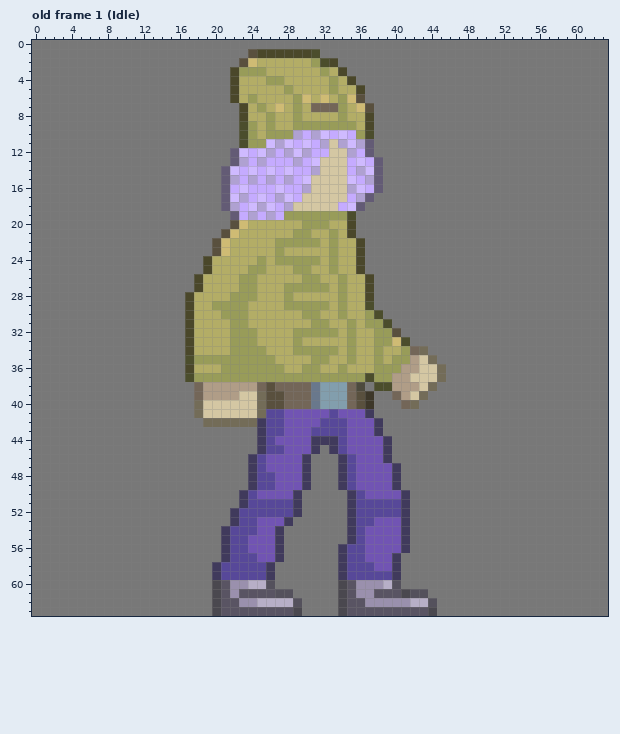
Edited in one commit: pixel-art file (Workfiles/newCharacter.aseprite). The picture above was drawn from the file before the commit.
64x64 pixels, 13 frames. Colours within 5 levels of each other are drawn and written as one. Shown: old frame 1 (Idle). The commit also changed other frames, which this record leaves out.
The result:
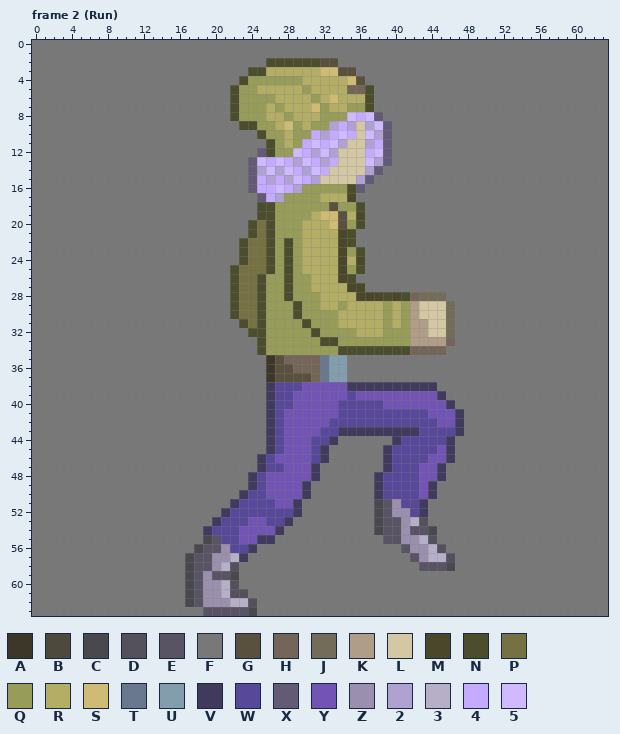
Palette (. is transparent): A #3d3729  B #4d4a3d  C #4a484f  D #54515c  E #595463  F #787878  G #59503e  H #736658  J #736c58  K #b09d87  L #d4c7a3  M #4a472a  N #4b4d2c  P #757143  Q #989c59  R #b3ad66  S #cfbb74  T #69788c  U #829ead  V #403a5c  W #574899  X #635b75  Y #7154b3  Z #9a90ad  2 #afa1d1  3 #b7afc7  4 #c5abff  5 #cfbaff
A new or re-ordered frame is compared with the old frame closest to it.
Message: hair anim done
Changes in this commit:
layer "newPosition" now hidden
layer "Hair" now shown
frames re-ordered
Changed rows in their new state; - is an unchanged pixel.
Frame 2 (Run) against old frame 1 (Idle):
first column x 17:
 1 -------FFFFFFFF----------------
 2 ------FFFNNNNNNGG--------------
 3 -----FFNN------SSGG------------
 4 -----FNQQ--QQ---R-SG-----------
 5 -----NQQ---R-Q--R-HHN----------
 6 -----NQ-QQ--RRQRSRRRN----------
 7 -----NQQ--Q-R-SQRRQQN----------
 8 -----NQQQR-QR--QQ-545X---------
 9 -------NQ--S-R--242L25X--------
10 ------FFN--RQQ42---L52X--------
11 ------FFFNQRQ4545-LL24X--------
12 -----FFFXNQQ-4252-LL45X--------
13 -----FFX5-5--5424-LL52X--------
14 ----FFFX2-2--254--LL2----------
15 ----FFFX----542---L2XF---------
16 ----FFFX----2QQQQQNXFF---------
17 ----FFFFX--QQQQRRRMFF----------
18 ----FFFFNNQQQQQQGQQN-----------
19 -----FFFNNQ---RSSGRM-----------
20 -----FFNPNQQQRRRSGQN-----------
21 ----FFFNPNQQ-R--RMN------------
22 ---FFFNPPN-N-RR-RMNF-----------
23 ---FFFNPPN-NQ---RMQN-----------
24 --FFFFNPPN-N-RR-RM-------------
25 --FFFNPPPNQN-R--RMQN-----------
26 -FFFFNPPNQQNQ-R--MNFF----------
27 -FFFFNPPNQQN--RR-RMMF----------
28 FFFFFNPPNQQNQQQ--R-M-MNMNHJJJ--
29 FFFFFNPPNQQ-N--R----RRQRQKLLLJ-
30 FFFFFNPPNQQQN--QQR--RRQRQKLLLJ-
31 FFFFFFNPNQQQQN--Q-R-RRQRQKKLLJ-
32 FFFFFFFNNQQQ--N--Q---R-QQKKLLJ-
33 FFFFFFFFNQQQ-QQNNQ-QQ--QQKKKKH-
34 FFFFFFFFNQQQ-----NNNNNNNN-HHH--
35 FFFFFFFFFAGHHHHTUUFFFFFFFFFF---
36 FFFFFFFFFAGGHHHTUUFFFFFFFFFFF--
37 FFFFFFFFFAGGGGHTUUFFFFFFFFFFF--
38 -FFFFFFFFVWWWYYYYYVVVVVVVVVV---
39 -FFFFFFFFVWWYYYYYYWYYYYYYYYYV--
40 -FFFFFFFFVWWYYYYYWWWWWYYYYYYYV-
41 -FFFFFFFFV------YWWWWWWWWWWYYYV
42 --FFFFFFFV-----Y--WWWWWWWWWWYYV
43 --------FV----Y--VVVV-VVVVWWWWV
44 --------FVW---WW-FFFFFFVWWWWWV-
45 --------FV----WVFFFFFF-WWWWWYV-
46 -------FVW---YWV-FFFFF-WWWWYYV-
47 -------FVWW--YV--FFFFFVWWWYYV--
48 ---------Y---YV--FFFFVWWWWYYV--
49 ---------Y-------FFFFVWWWWYV---
50 --------W---YV----FFFVWWWWYV---
51 -----VW---YY------FFFCEZWWV----
52 ----VW------------FFFCEZZWV----
53 ---VWW-Y-WW-------FFFCEEZ3D----
54 --VWW-YY----------FFFCEEZEEC---
55 --CEW-Y-VVF-------FFFFEEZZ3D---
56 -CEEZ--VFFF------FFFFFFFEZZ3D--
57 CEEZZ3VFFFF------FFFFFFF-EZ33D-
58 CEEZ3DFFFF-------FFFFFFF--EEEC-
59 CEZEECFFFF-------FFFFFFF-------
60 CEZZ3DFFFF-------FFFFFFF-------
61 CEZZ3DDFFFFF-----FFFFFFFFFF----
62 CEZZZ33DFFFFF----FFFFFFFFFFF---
63 --EE---CFFFFF----FFFFFFFFFFF---
Boxes around the changes in both pictures, in picture pixels (x1, y1, x2, y2):
changed: (185, 49, 464, 616)
